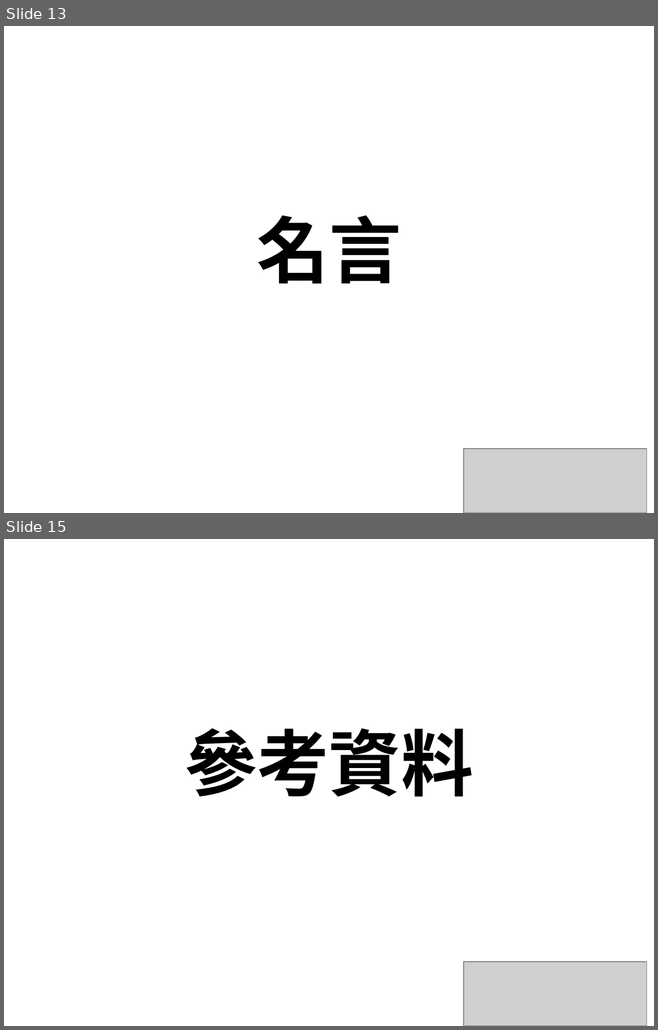
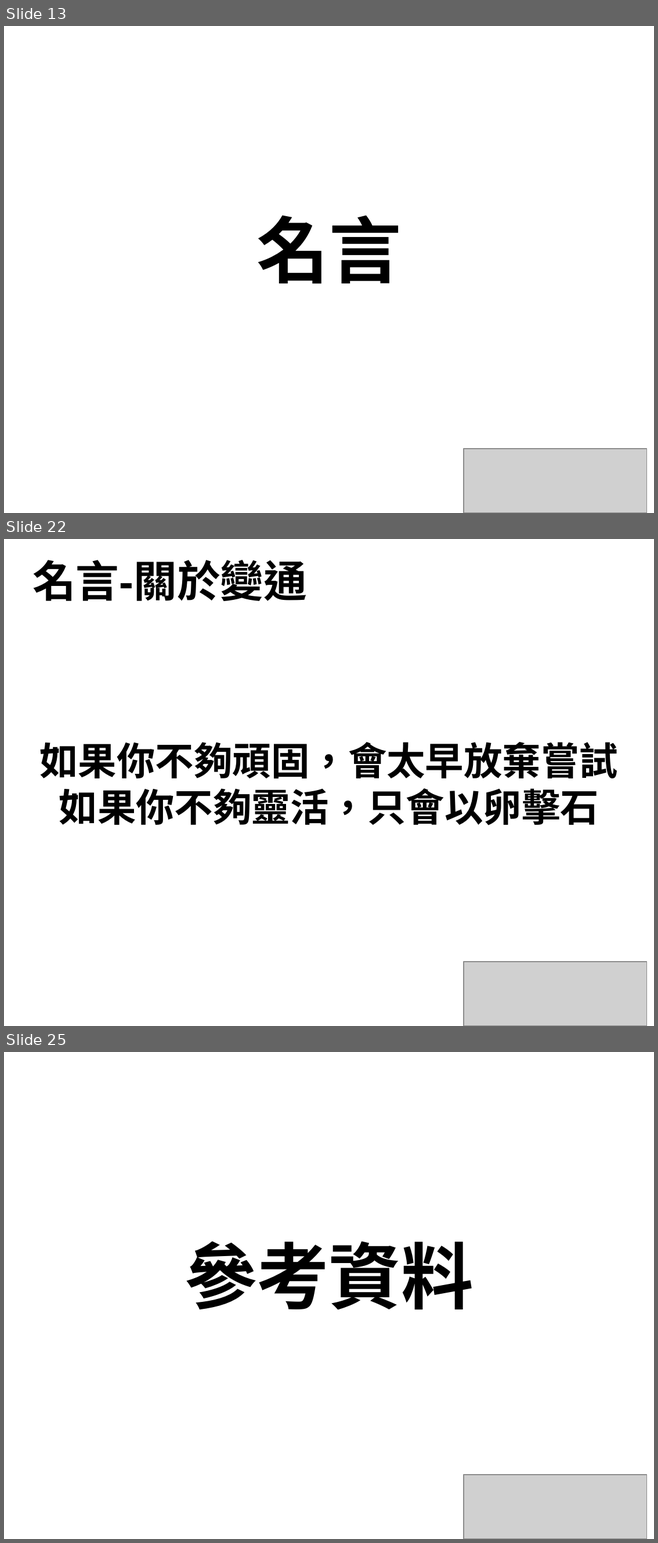
Before and after one commit to alex19891118/NTUB105, a slide deck: Amazon/Jeff Bezos .pptx. Shown one above the other, each under a label of ours: slides 13 and 15 before the commit, slides 13, 22 and 25 after it; the slides between them are not shown. The pictures are 658x1030 and 658x1543 pixels, drawn with LibreOffice and Linux fonts; fonts in the diff are those of the drawing; grey boxes stand for pictures. Boxes give left, top, right and bottom in pixels: in the first picture for what was removed or moved away, otherwise in the second. Text is boxed around its words. In the diff, an @@ line names an element or a change of style, - is before the commit and + after.

```diff
--- a/Amazon/Jeff Bezos .pptx
+++ b/Amazon/Jeff Bezos .pptx
@@ slide 22 added at (x1=4, y1=539, x2=654, y2=1026), background #FFFFFF @@
@@ title added at (x1=32, y1=560, x2=307, y2=601), 36 pt, text #000000, bold @@
+名言-關於變通
@@ text added at (x1=40, y1=742, x2=618, y2=826), 32 pt, text #000000, bold @@
+如果你不夠頑固，會太早放棄嘗試
+如果你不夠靈活，只會以卵擊石
@@ picture added at (x1=463, y1=962, x2=646, y2=1026) @@
@@ what was slide 15 is now slide 25 @@
```
Also in this commit, not shown: 10 other slides added, 1 slide removed.
